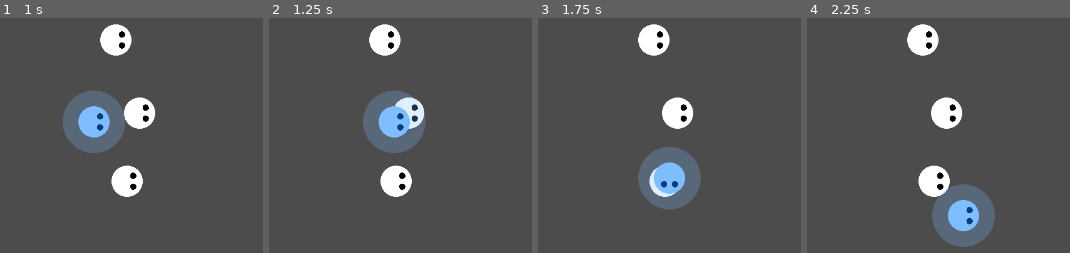
Above: before the commit, frames 1-4 (left to right).
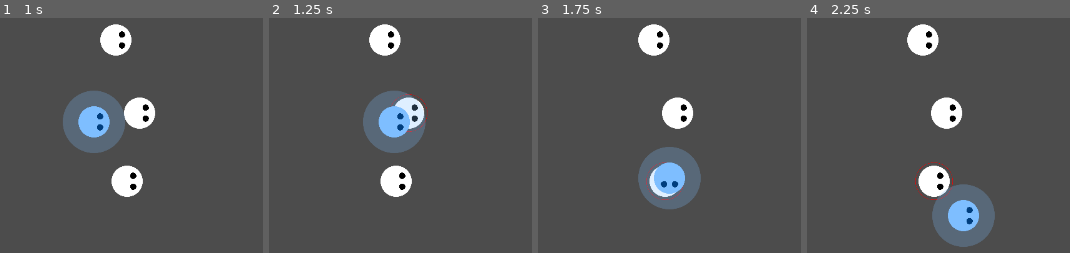
Above: after the commit, the same moments.

Repository: saimukzi/NfaoPoSim
Game: Godot game, scene res://Map/Map.tscn
Same seed, same stepped clock (60 frames per second), same inputs: the game is played once before the commit and once after it.
Inputs:
- Up to frame 1 (1 s): tap Enter at 0.5 s; hold Right (game_right) from 0.53 s (still down)
- Up to frame 2 (1.25 s): keep holding Right (game_right)
- Up to frame 3 (1.75 s): release Right (game_right) at 1.28 s; hold Down (game_down) from 1.28 s (still down)
- Up to frame 4 (2.25 s): release Down (game_down) at 2.03 s; hold Right (game_right) from 2.03 s (still down)

Frame 1 is identical in both runs. In frame 2, 0.1% of the frame differs, in the area x 46-61%, y 32-49%; in frame 3, 0.1%; in frame 4, 0.1%, in the area x 41-56%, y 61-78%.

Commit message:
show eat detection on

Diff:
--- a/Mobs/MobBase/MobBase.gd
+++ b/Mobs/MobBase/MobBase.gd
@@ -1,4 +1,11 @@
 extends Node2D
 
+func _ready():
+	$EatDetectionDisplay.hide()
+
 func _on_EatDetection_area_entered(area):
-	print("_on_EatDetection_area_entered %s"%area.name)
+	# print("_on_EatDetection_area_entered %s"%area.name)
+	$EatDetectionDisplay.show()
+
+func _on_EatDetection_area_exited(area):
+	$EatDetectionDisplay.hide()
--- a/Mobs/MobBase/MobBase.tscn
+++ b/Mobs/MobBase/MobBase.tscn
@@ -1,7 +1,8 @@
-[gd_scene load_steps=4 format=2]
+[gd_scene load_steps=5 format=2]
 
 [ext_resource path="res://CharBase/CharBase.tscn" type="PackedScene" id=1]
 [ext_resource path="res://Mobs/MobBase/MobBase.gd" type="Script" id=2]
+[ext_resource path="res://common/circle-stroke-2-256.png" type="Texture" id=3]
 
 [sub_resource type="CircleShape2D" id=1]
 radius = 25.0
@@ -18,4 +19,10 @@
 [node name="CollisionShape2D" type="CollisionShape2D" parent="EatDetection"]
 shape = SubResource( 1 )
 
+[node name="EatDetectionDisplay" type="Sprite" parent="."]
+modulate = Color( 1, 0, 0, 1 )
+scale = Vector2( 0.234, 0.234 )
+texture = ExtResource( 3 )
+
 [connection signal="area_entered" from="EatDetection" to="." method="_on_EatDetection_area_entered"]
+[connection signal="area_exited" from="EatDetection" to="." method="_on_EatDetection_area_exited"]
